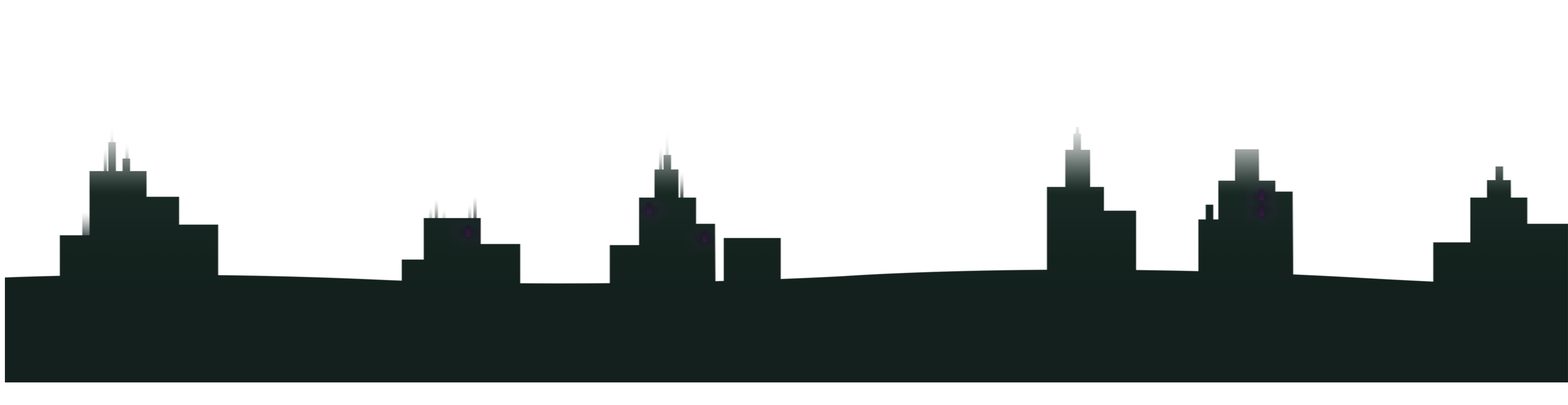
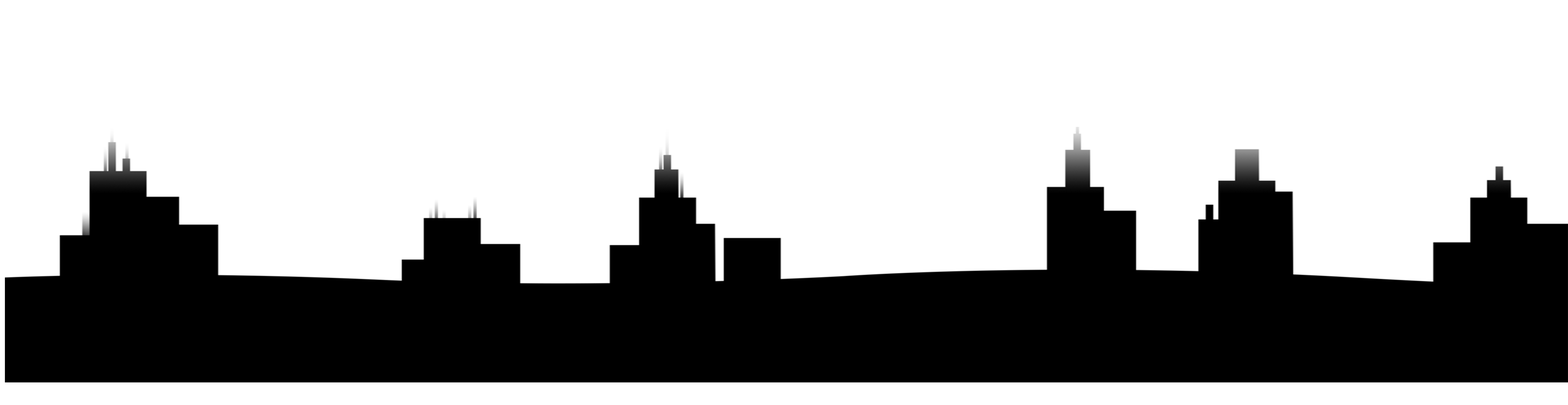
Layer changes from the first (1568, 405) image to the second:
painted on "Layer4" over left=4, top=127, right=1568, bottom=383
